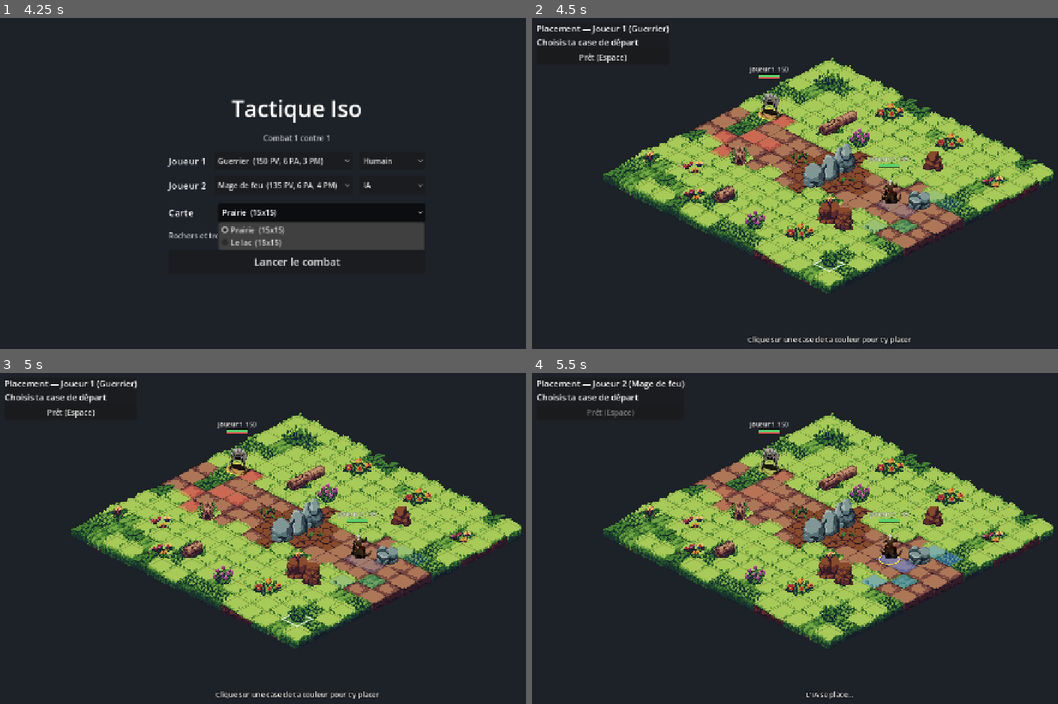
Above: before the commit, frames 1-4 (two rows, left to right).
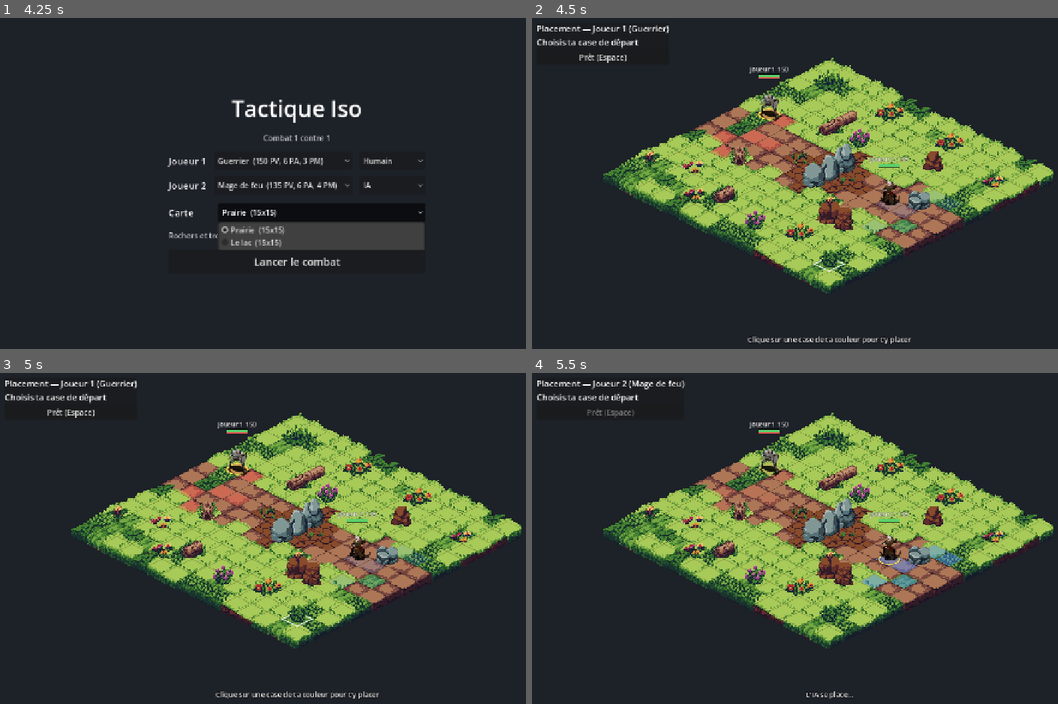
Above: after the commit, the same moments.

Repository: GuenotF/Dingus
Game: Godot game, scene res://scenes/menu.tscn
Same seed, same stepped clock (60 frames per second), same inputs: the game is played once before the commit and once after it.
Inputs:
- Up to frame 1 (4.25 s): click "Guerrier (150 PV, 6 PA, 3 PM)" at 0.5 s; click "Humain" at 1.25 s; click "Mage de feu (135 PV, 6 PA, 4 …" at 2 s; click "IA" at 2.75 s; click "Prairie (15x15)" at 3.5 s
- Up to frame 2 (4.5 s): click "Lancer le combat" at 4.25 s
- Up to frame 3 (5 s): no input
- Up to frame 4 (5.5 s): click "Prêt (Espace)" at 5 s

Frame 1 is identical in both runs. In frame 2, 0.3% of the frame differs, in the area x 43-71%, y 22-57%; in frame 3, 0.3%; in frame 4, 0.3%.

Commit message:
Calage des pieds par direction (chevalier et mage de feu)
La posture change selon l'orientation : un point unique laissait le personnage
décalé vers le coin haut-droit de sa case en regardant vers le haut-gauche.
CharacterSprites accepte maintenant un point de pieds par direction, mesuré sur
les planches sans ombre (70 % attente, 30 % marche).

Co-Authored-By: Claude Opus 5.5 <noreply@anthropic.com>
Claude-Session: https://claude.ai/code/session_016TqoMGpG5jku75qaKDTUnG

Diff:
--- a/data/sprites/knight.tres
+++ b/data/sprites/knight.tres
@@ -62,4 +62,8 @@
 [resource]
 script = ExtResource("10_4ey2i")
 feet_position = Vector2(61, 96)
+feet_down_right = Vector2(63, 93)
+feet_down_left = Vector2(56, 99)
+feet_up_left = Vector2(64, 91)
+feet_up_right = Vector2(60, 99)
 animations = Array[ExtResource("1_g1m66")]([SubResource("Resource_wqhbv"), SubResource("Resource_vx3fw"), SubResource("Resource_dkssb"), SubResource("Resource_m681c"), SubResource("Resource_kkx1n"), SubResource("Resource_nqvoq"), SubResource("Resource_gqsl0"), SubResource("Resource_34tf2")])
--- a/data/sprites/wizard.tres
+++ b/data/sprites/wizard.tres
@@ -62,4 +62,8 @@
 [resource]
 script = ExtResource("10_du38x")
 feet_position = Vector2(63, 91)
+feet_down_right = Vector2(63, 90)
+feet_down_left = Vector2(60, 92)
+feet_up_left = Vector2(65, 88)
+feet_up_right = Vector2(64, 93)
 animations = Array[ExtResource("1_1e0ir")]([SubResource("Resource_6hgn4"), SubResource("Resource_q0c1h"), SubResource("Resource_nhglr"), SubResource("Resource_ucemj"), SubResource("Resource_ptkn7"), SubResource("Resource_qhgpk"), SubResource("Resource_0e6e5"), SubResource("Resource_c1dmd")])
--- a/scripts/view/character_sprites.gd
+++ b/scripts/view/character_sprites.gd
@@ -16,8 +16,13 @@
 ## Case suivante en y- (vers le haut à droite).
 @export var row_up_right: int = 7
 @export_group("Placement")
-## Position des pieds dans une image (en pixels depuis le coin haut gauche).
+## Position des pieds dans une image (en pixels depuis le coin haut gauche), par défaut.
 @export var feet_position: Vector2 = Vector2(64, 100)
+## Pieds par direction (la posture change selon l'orientation). (0, 0) = utiliser feet_position.
+@export var feet_down_right: Vector2 = Vector2.ZERO
+@export var feet_down_left: Vector2 = Vector2.ZERO
+@export var feet_up_left: Vector2 = Vector2.ZERO
+@export var feet_up_right: Vector2 = Vector2.ZERO
 ## Hauteur du personnage au-dessus des pieds (pour placer le nom et la barre de PV).
 @export var height: float = 74.0
 @export var scale: float = 1.0
@@ -57,6 +62,21 @@
 			return row_up_right
 
 
+## Point des pieds dans l'image pour une direction de la grille.
+func feet_for(dir: Vector2i) -> Vector2:
+	var feet: Vector2
+	match dir:
+		Vector2i(1, 0):
+			feet = feet_down_right
+		Vector2i(0, 1):
+			feet = feet_down_left
+		Vector2i(-1, 0):
+			feet = feet_up_left
+		_:
+			feet = feet_up_right
+	return feet if feet != Vector2.ZERO else feet_position
+
+
 ## Construit (une seule fois) les SpriteFrames : une animation par nom et par direction.
 func sprite_frames() -> SpriteFrames:
 	if _cache:
--- a/scripts/view/fighter_view.gd
+++ b/scripts/view/fighter_view.gd
@@ -36,7 +36,6 @@
 		_sprite.sprite_frames = _sprites.sprite_frames()
 		_sprite.centered = false
 		_sprite.scale = Vector2.ONE * _sprites.scale
-		_sprite.position = -_sprites.feet_position * _sprites.scale
 		_sprite.animation_finished.connect(_on_animation_finished)
 		_body.add_child(_sprite)
 		# Le texte doit passer devant le sprite : on le dessine dans un calque au-dessus.
@@ -91,6 +90,8 @@
 		anim_name = "idle"
 	var key := CharacterSprites.animation_key(anim_name, facing)
 	if _sprite.sprite_frames.has_animation(key):
+		# Les pieds ne sont pas au même endroit de l'image selon l'orientation.
+		_sprite.position = -_sprites.feet_for(facing) * _sprites.scale
 		_sprite.play(key)
 
 
Not shown, changed: docs/creation_personnage.md
